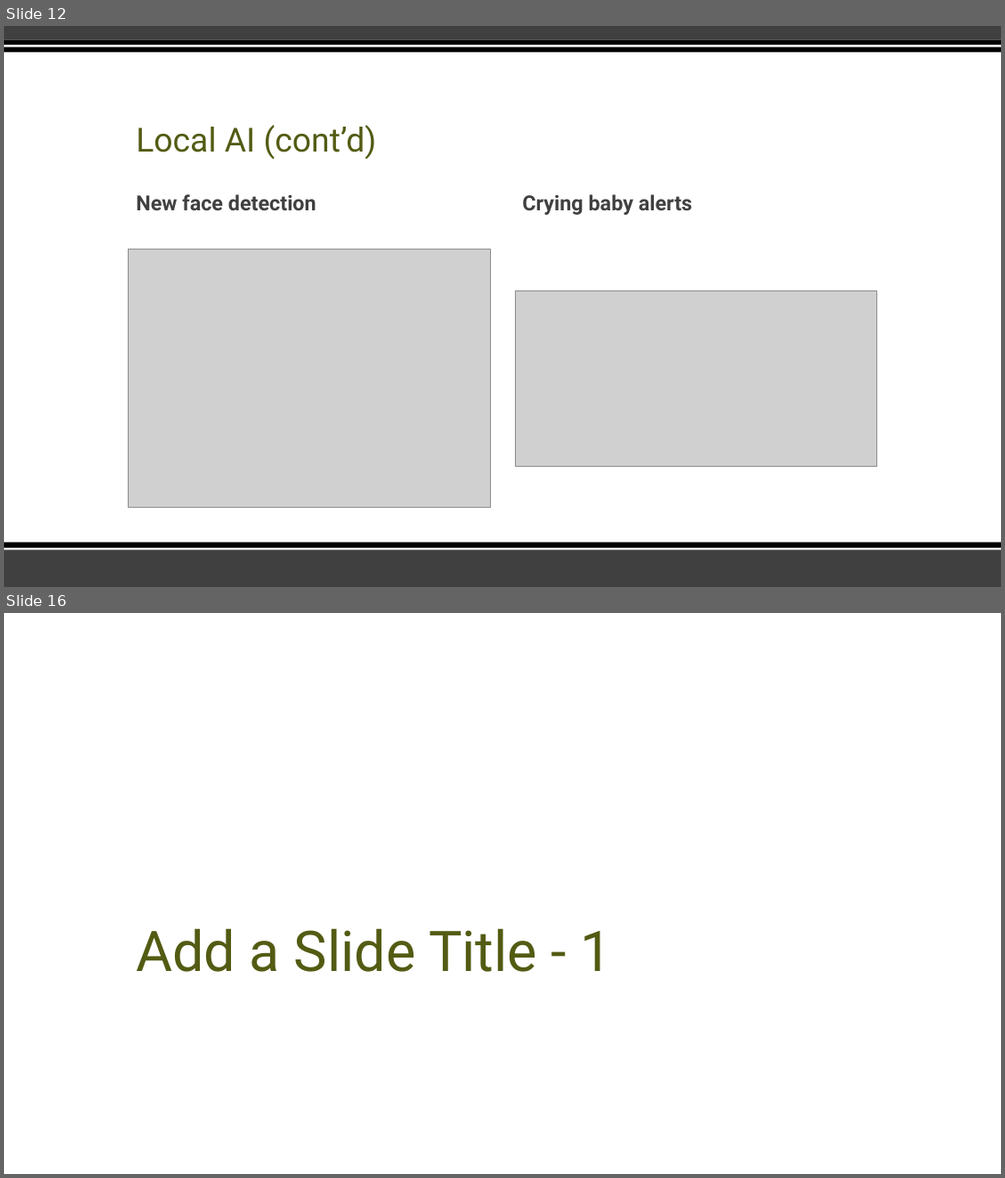
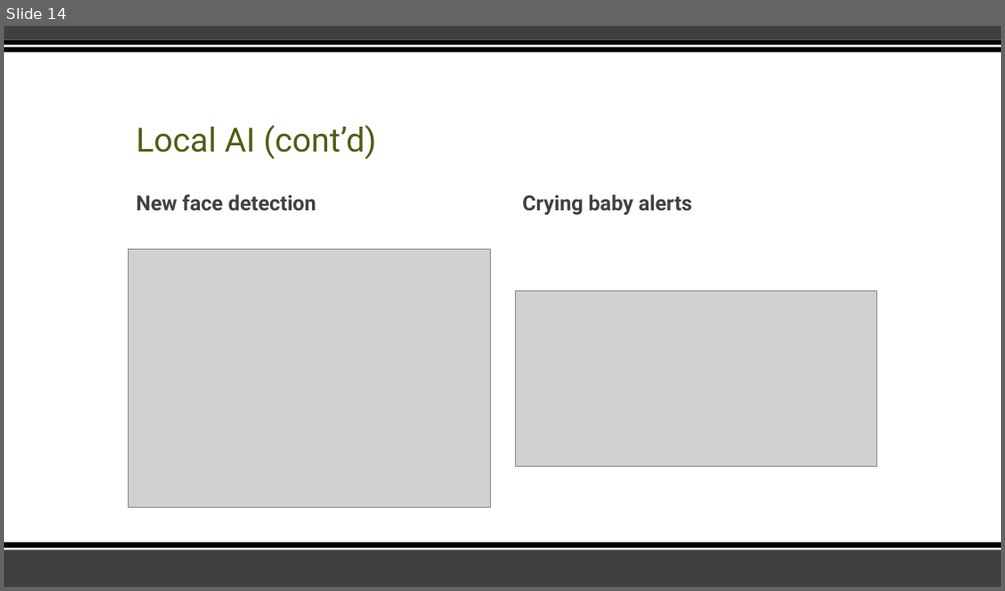
Before and after one commit to Cy-EF0510/Vanier, a slide deck: Semester 7 Fall 2026/IOT/Assignments/HomeAgent.pptx. Shown one above the other, each under a label of ours: slides 12 and 16 before the commit, slide 14 after it; the slides between them are not shown. The pictures are 1005x1178 and 1005x591 pixels, drawn with LibreOffice and Linux fonts; fonts in the diff are those of the drawing; grey boxes stand for pictures. Boxes give left, top, right and bottom in pixels: in the first picture for what was removed or moved away, otherwise in the second. Text is boxed around its words. In the diff, an @@ line names an element or a change of style, - is before the commit and + after.

```diff
--- a/Semester 7 Fall 2026/IOT/Assignments/HomeAgent.pptx
+++ b/Semester 7 Fall 2026/IOT/Assignments/HomeAgent.pptx
@@ slide 16 removed at (4, 613, 1001, 1174), background #FFFFFF @@
@@ title removed at (136, 928, 612, 972) @@
-Add a Slide Title - 1
@@ what was slide 12 is now slide 14 @@
```
Also in this commit, not shown: 3 slides changed, 8 slides added, 7 other slides removed.
